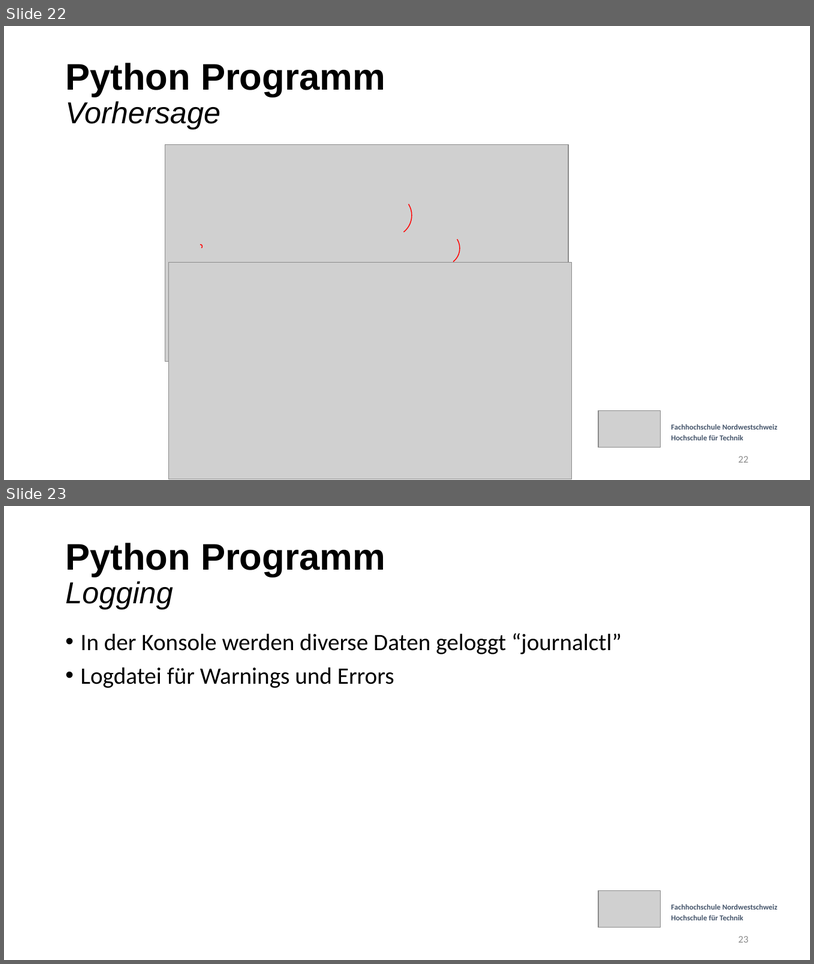
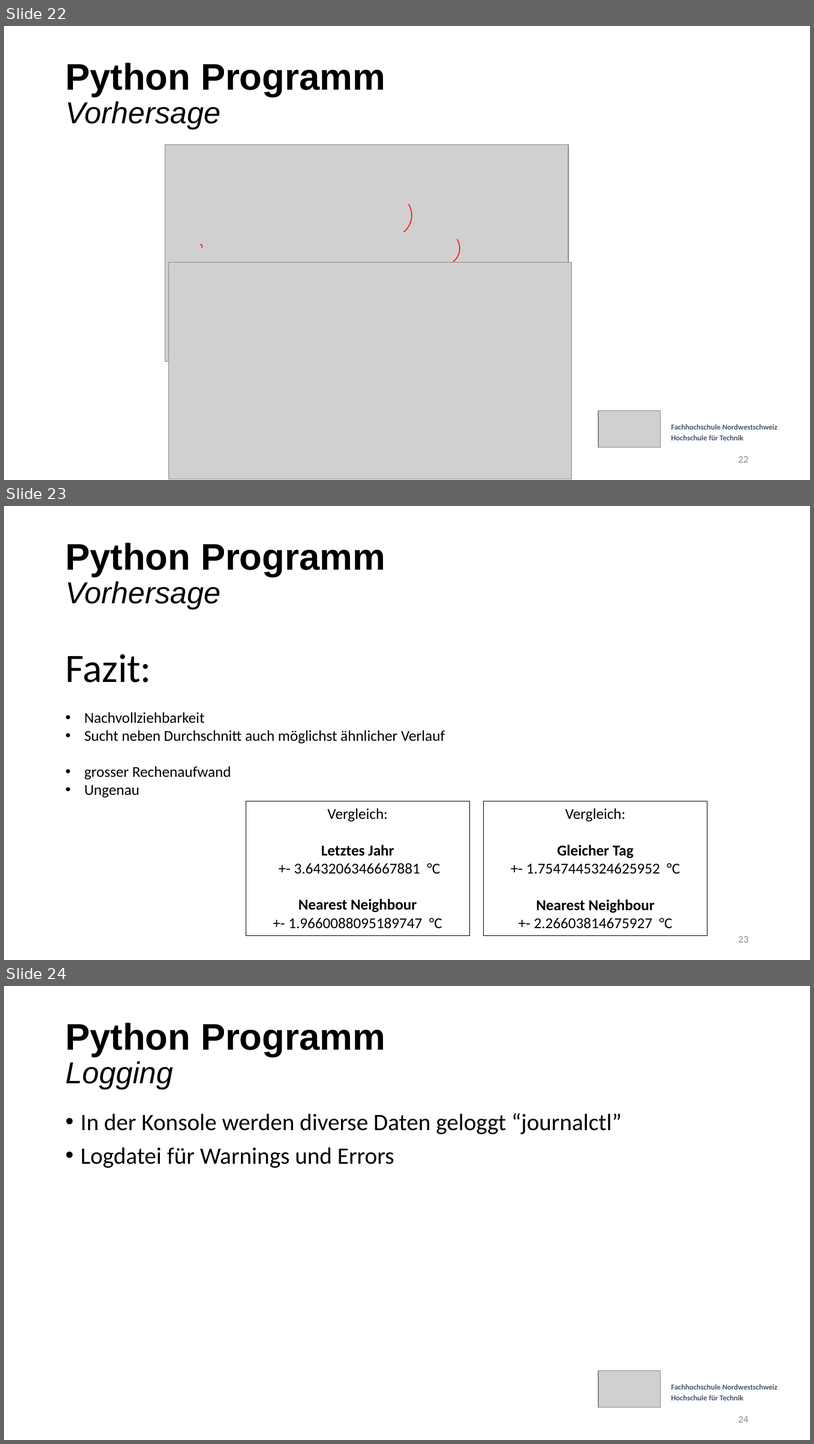
Before and after one commit to etiiiR/FHNW_Wettermonitor, a slide deck: Powerpoint v3.pptx. Shown one above the other, each under a label of ours: slides 22 and 23 before the commit, slides 22, 23 and 24 after it. The pictures are 814x964 and 814x1444 pixels, drawn with LibreOffice and Linux fonts; fonts in the diff are those of the drawing; grey boxes stand for pictures. Boxes give left, top, right and bottom in pixels: in the first picture for what was removed or moved away, otherwise in the second. Text is boxed around its words. In the diff, an @@ line names an element or a change of style, - is before the commit and + after.

```diff
--- a/Powerpoint v3.pptx
+++ b/Powerpoint v3.pptx
@@ slide 23 added at (4, 506, 810, 960), background #FFFFFF @@
@@ title added at (65, 543, 386, 609), 44 pt, text #000000, bold @@
+Python Programm
+Vorhersage
@@ text added at (65, 654, 152, 682), 48 pt, text #000000 @@
+Fazit:
@@ text added at (84, 712, 445, 744), 18 pt, text #000000 @@
+• Nachvollziehbarkeit
+• Sucht neben Durchschnitt auch möglichst ähnlicher Verlauf
@@ text added at (84, 766, 231, 798), 18 pt, text #000000 @@
+• grosser Rechenaufwand
+• Ungenau
@@ rectangle added at (246, 801, 470, 936), outline #000000 0.75 pt, 18 pt, text #000000 @@
+Vergleich:
+Letztes Jahr
++- 3.643206346667881 °C
+Nearest Neighbour
++- 1.9660088095189747 °C
@@ rectangle added at (484, 801, 708, 936), outline #000000 0.75 pt, 18 pt, text #000000 @@
+Vergleich:
+Gleicher Tag
++- 1.7547445324625952 °C
+Nearest Neighbour
++- 2.26603814675927 °C
@@ page number added at (738, 936, 749, 942), 12 pt, text #8C8C8C @@
+23
@@ what was slide 23 is now slide 24 @@
@@ page number at (738, 1416, 749, 1422): text changed @@
-23
+24
```
